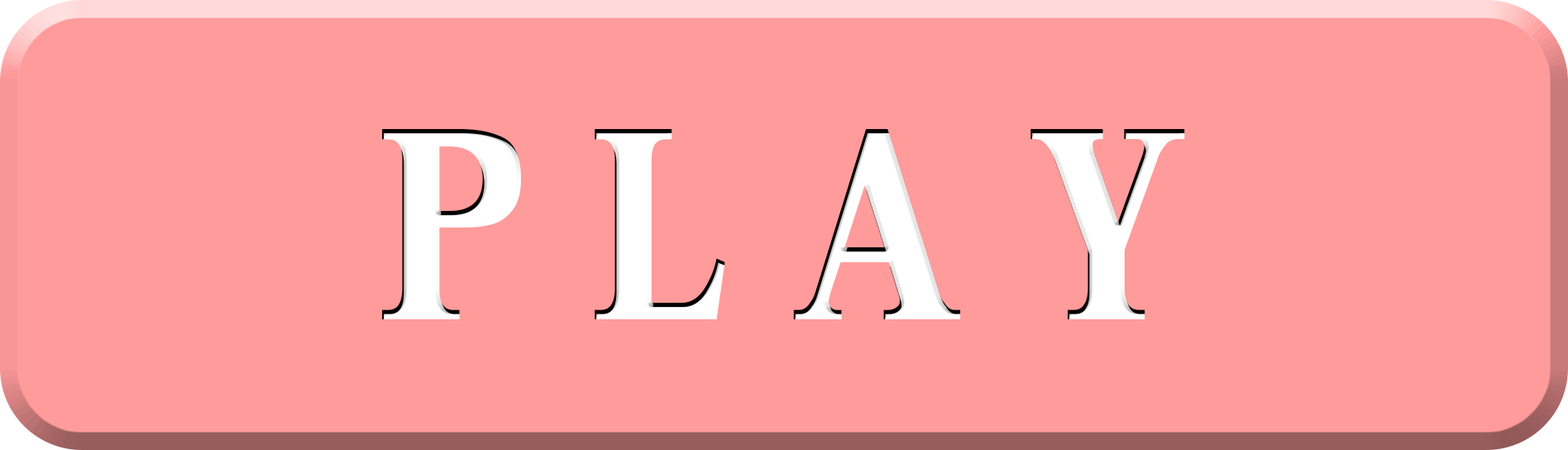
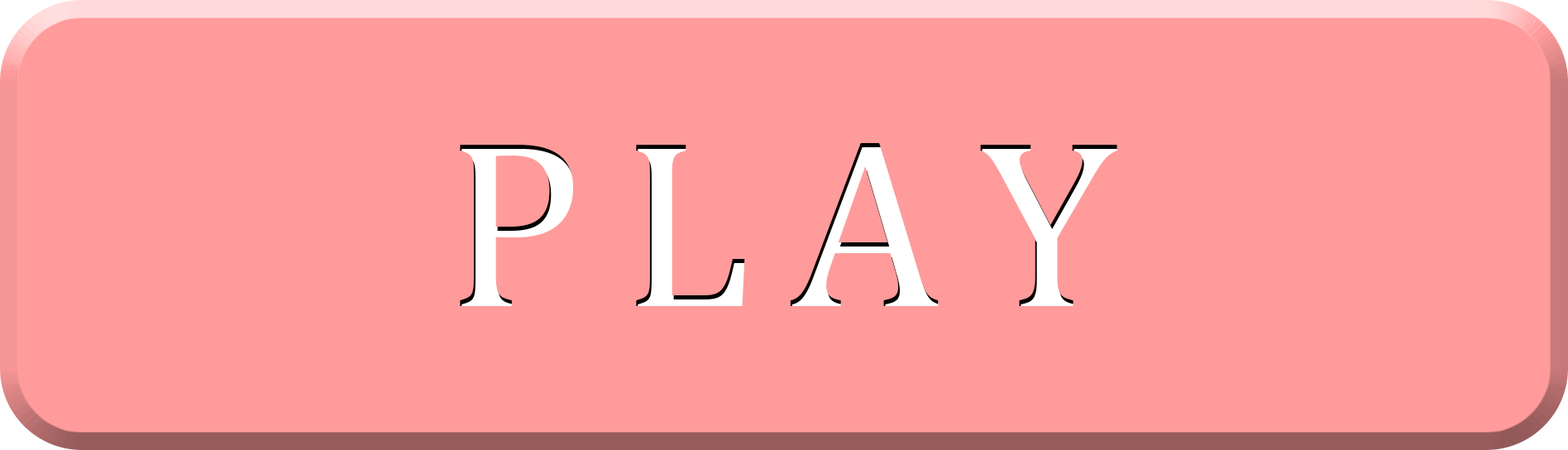
Layered file, before and after one edit (w=1568, h=450). Changes by layer:
painted on "PLAY" over [382, 129, 1186, 320]
